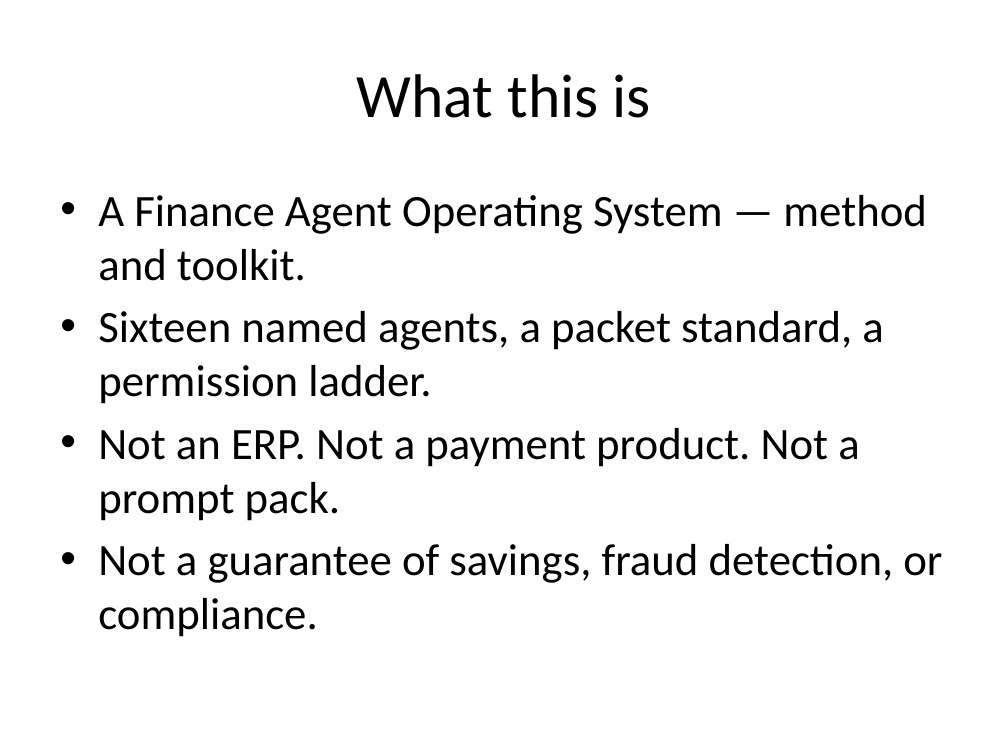
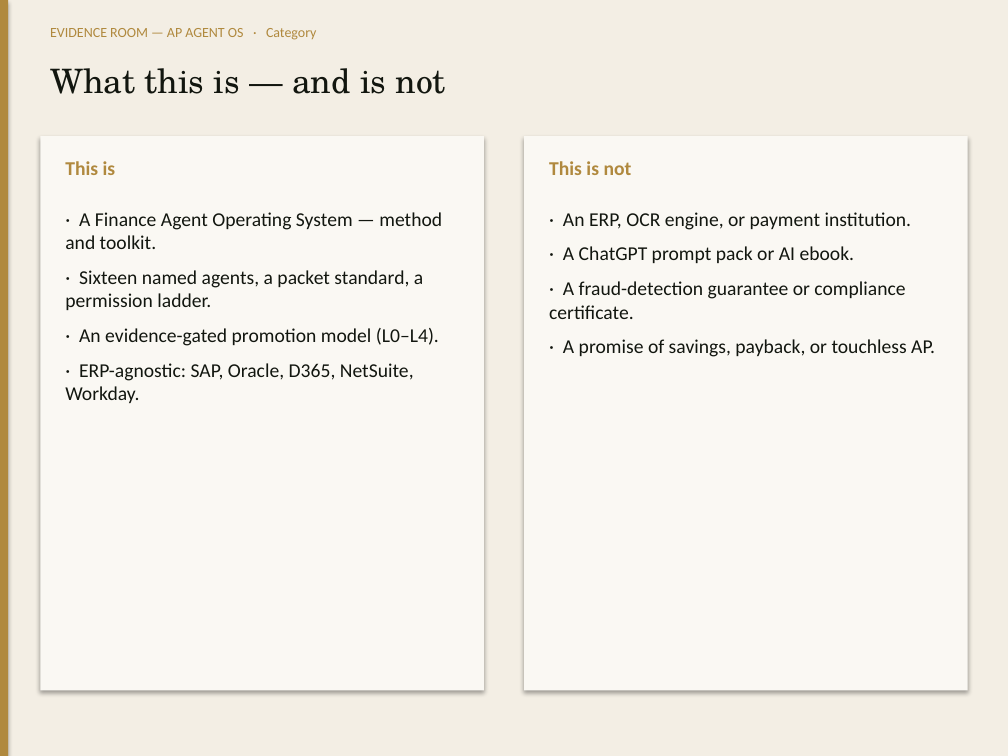
Before and after one commit to adamintelligenceai/Origin, a slide deck: slide 3 of evidence-room/04_AP_AGENT_OS_TEAM/Decks/ER_CFO_AP_Transformation.pptx. Drawn at 1008x756 pixels with LibreOffice and Linux fonts; fonts in the diff are those of the drawing. Boxes give left, top, right and bottom in pixels: in the first picture for what was removed or moved away, otherwise in the second. Text is boxed around its words. In the diff, an @@ line names an element or a change of style, - is before the commit and + after.

```diff
--- a/evidence-room/04_AP_AGENT_OS_TEAM/Decks/ER_CFO_AP_Transformation.pptx
+++ b/evidence-room/04_AP_AGENT_OS_TEAM/Decks/ER_CFO_AP_Transformation.pptx
@@ rectangle added at (0,0,1008,756), fill #F3EEE4 @@
@@ rectangle added at (0,0,8,756), fill #B0893E @@
@@ text added at (50,28,317,40), 10 pt, text #B0893E @@
+EVIDENCE ROOM — AP AGENT OS · Category
@@ text "What this is — and ..." at (50,68,446,94): vertical alignment middle to top @@
@@ text at (50,68,446,94): text changed; size 44 to 24 pt; font Calibri to TeX Gyre Schola; text colour #000000 to #12160F @@
-What this is
+What this is — and is not
@@ rectangle added at (40,136,484,690), fill #FAF8F3 @@
@@ rectangle added at (524,136,968,690), fill #FAF8F3 @@
@@ text added at (65,161,116,175), 14 pt, text #B0893E, bold @@
+This is
@@ text added at (549,161,632,175), 14 pt, text #B0893E, bold @@
+This is not
@@ text removed at (98,195,942,637) @@
-• A Finance Agent Operating System — method and toolkit.
-• Sixteen named agents, a packet standard, a permission ladder.
-• Not an ERP. Not a payment product. Not a prompt pack.
-• Not a guarantee of savings, fraud detection, or compliance.
@@ text added at (65,212,442,403), 14 pt, text #12160F @@
+· A Finance Agent Operating System — method and toolkit.
+· Sixteen named agents, a packet standard, a permission ladder.
+· An evidence-gated promotion model (L0–L4).
+· ERP-agnostic: SAP, Oracle, D365, NetSuite, Workday.
@@ text added at (549,212,935,357), 14 pt, text #12160F @@
+· An ERP, OCR engine, or payment institution.
+· A ChatGPT prompt pack or AI ebook.
+· A fraud-detection guarantee or compliance certificate.
+· A promise of savings, payback, or touchless AP.
```
Also in this commit, not shown: 4 other slides changed, 6 slides added, 1 slide removed, 55 other files.
